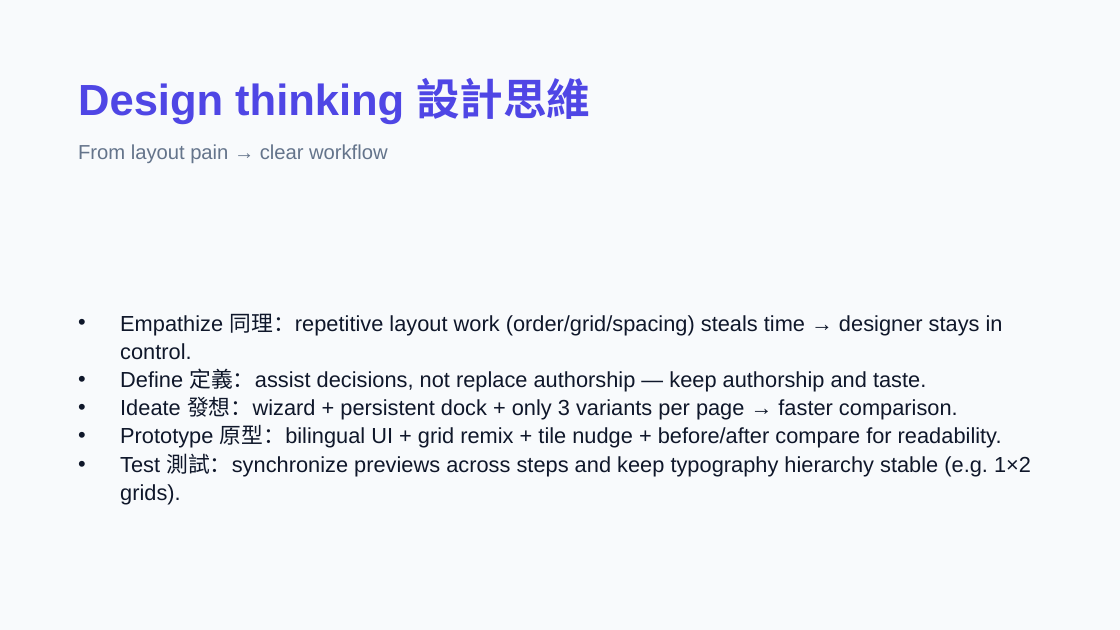
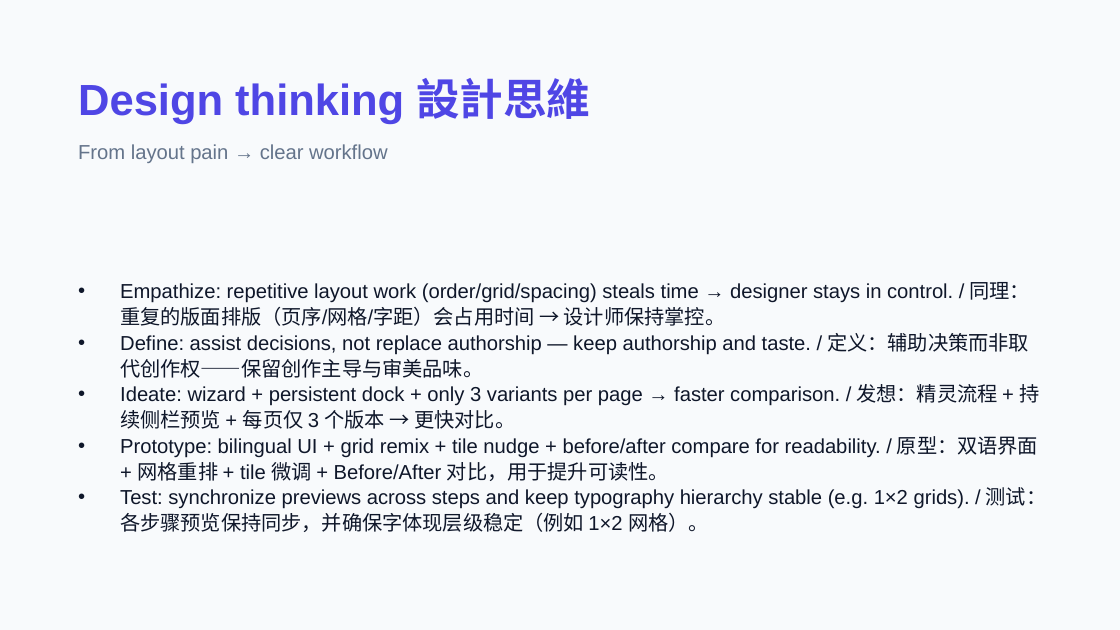
Before and after one commit to macaumonsoon/Portfolio-ReStyle-AI, a slide deck: slide 8 of presentation/Portfolio-ReStyle-AI-Design-Deck.pptx. Drawn at 1120x630 pixels with LibreOffice and Linux fonts; fonts in the diff are those of the drawing. Boxes give left, top, right and bottom in pixels: in the first picture for what was removed or moved away, otherwise in the second. Text is boxed around its words. In the diff, an @@ line names an element or a change of style, - is before the commit and + after.

```diff
--- a/presentation/Portfolio-ReStyle-AI-Design-Deck.pptx
+++ b/presentation/Portfolio-ReStyle-AI-Design-Deck.pptx
@@ text at bbox=[120, 282, 1047, 532]: text changed; size 14 to 13 pt @@
-• Empathize 同理：repetitive layout work (order/grid/spacing) steals time → designer stays in control.
-• Define 定義：assist decisions, not replace authorship — keep authorship and taste.
-• Ideate 發想：wizard + persistent dock + only 3 variants per page → faster comparison.
-• Prototype 原型：bilingual UI + grid remix + tile nudge + before/after compare for readability.
-• Test 測試：synchronize previews across steps and keep typography hierarchy stable (e.g. 1×2 grids).
+• Empathize: repetitive layout work (order/grid/spacing) steals time → designer stays in control. / 同理：重复的版面排版（页序/网格/字距）会占用时间 → 设计师保持掌控。
+• Define: assist decisions, not replace authorship — keep authorship and taste. / 定义：辅助决策而非取代创作权——保留创作主导与审美品味。
+• Ideate: wizard + persistent dock + only 3 variants per page → faster comparison. / 发想：精灵流程 + 持续侧栏预览 + 每页仅 3 个版本 → 更快对比。
+• Prototype: bilingual UI + grid remix + tile nudge + before/after compare for readability. / 原型：双语界面 + 网格重排 + tile 微调 + Before/After 对比，用于提升可读性。
+• Test: synchronize previews across steps and keep typography hierarchy stable (e.g. 1×2 grids). / 测试：各步骤预览保持同步，并确保字体现层级稳定（例如 1×2 网格）。
```
Also in this commit, not shown: 10 other slides changed, 1 other file.
